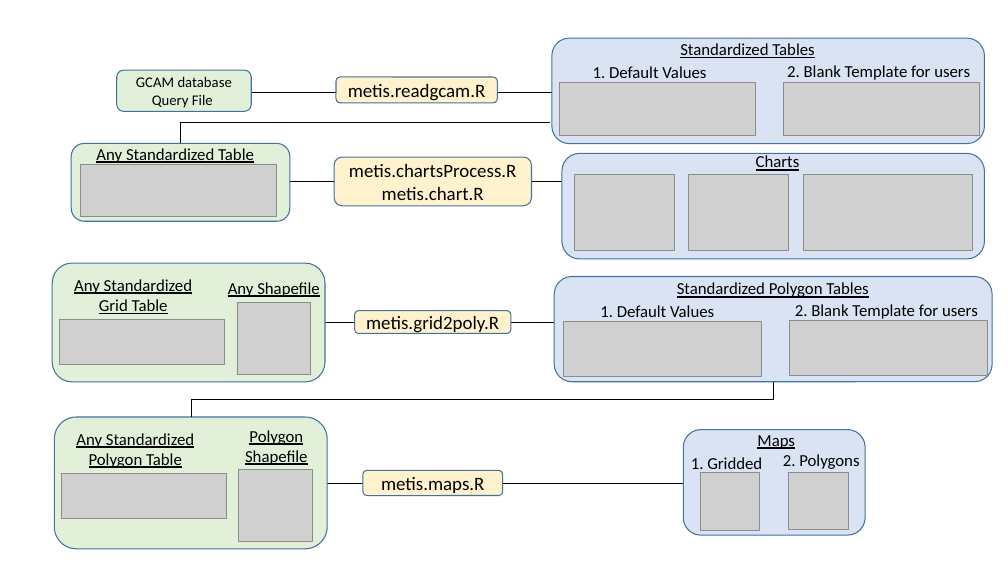
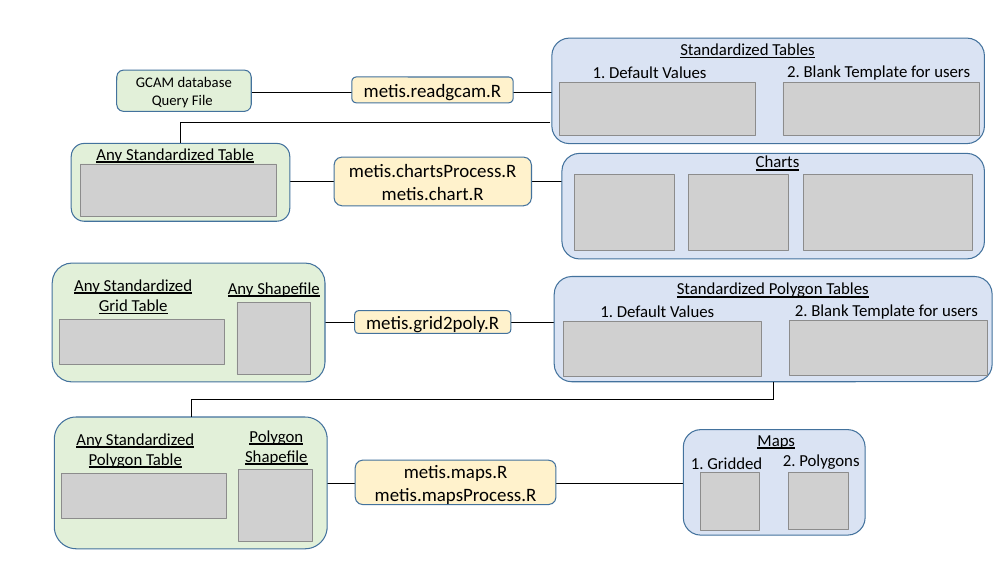
Before and after one commit to JGCRI/metis, a slide deck: slide 4 of READMEfigs/READMEfigs.pptx (slide 3 before the commit). Drawn at 1008x567 pixels with LibreOffice and Linux fonts; fonts in the diff are those of the drawing; grey boxes stand for pictures. Boxes give left, top, right and bottom in pixels: in the first picture for what was removed or moved away, otherwise in the second. Text is boxed around its words. In the diff, an @@ line names an element or a change of style, - is before the commit and + after.

Commit message:
Updated Metis Readme with all charting and mapping files

```diff
--- a/READMEfigs/READMEfigs.pptx
+++ b/READMEfigs/READMEfigs.pptx
@@ rounded rectangle "metis.readgcam.R": place and size @@
-rounded rectangle "metis.readgcam.R" at box(336, 77, 497, 103)
+rounded rectangle "metis.readgcam.R" at box(352, 77, 513, 103)
@@ rounded rectangle "metis.maps.R": place and size @@
-rounded rectangle "metis.maps.R" at box(363, 470, 503, 495)
+rounded rectangle "metis.maps.R" at box(355, 461, 557, 505)
@@ text in rounded rectangle at box(375, 488, 537, 505): paragraph added @@
+metis.mapsProcess.R
```
Also in this commit, not shown: 2 other slides changed, 10 slides added, 2 slides removed, 35 other files.
